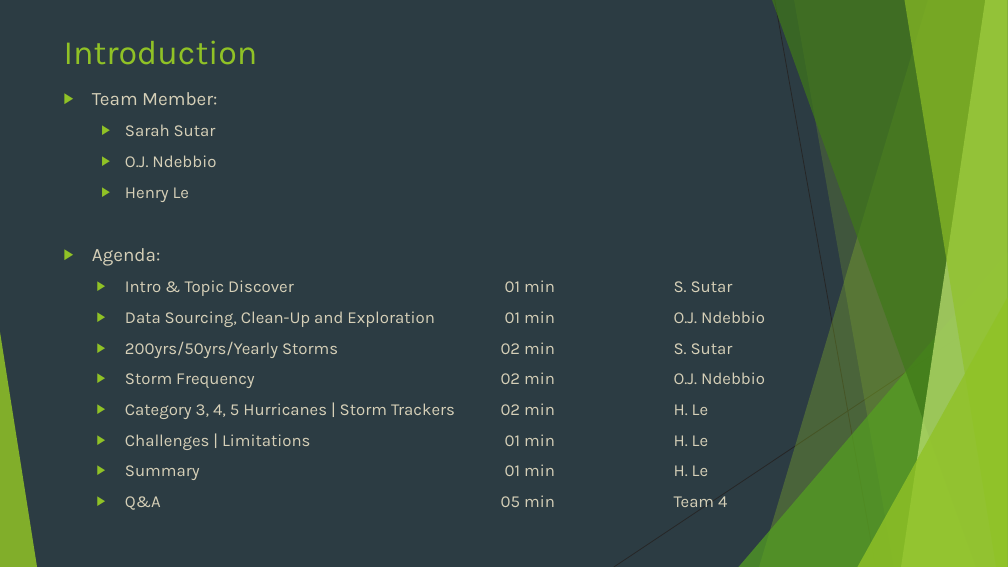
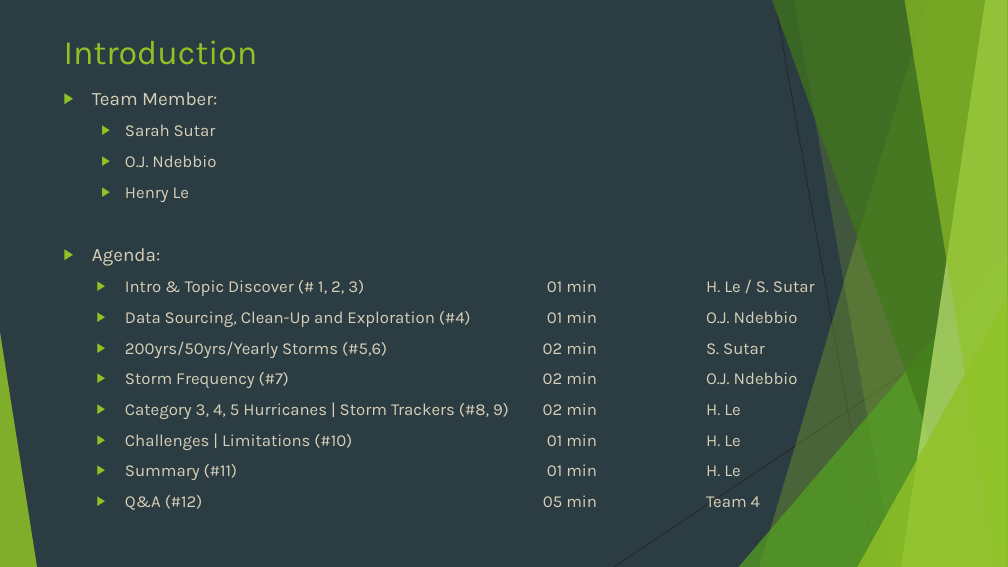
Before and after one commit to henryle-n/Hurricane-History-Analysis, a slide deck: slide 2 of Team_4_Proj_1.pptx. Drawn at 1008x567 pixels with LibreOffice and Linux fonts; fonts in the diff are those of the drawing. Boxes give left, top, right and bottom in pixels: in the first picture for what was removed or moved away, otherwise in the second. Text is boxed around its words. In the diff, an @@ line names an element or a change of style, - is before the commit and + after.

Commit message:
updated PPT

```diff
--- a/Team_4_Proj_1.pptx
+++ b/Team_4_Proj_1.pptx
@@ text at [125,280,815,510]: text changed @@
-    ▶ Intro & Topic Discover 01 min S. Sutar
-    ▶ Data Sourcing, Clean-Up and Exploration 01 min O.J. Ndebbio
-    ▶ 200yrs/50yrs/Yearly Storms 02 min S. Sutar
-    ▶ Storm Frequency 02 min O.J. Ndebbio
-    ▶ Category 3, 4, 5 Hurricanes | Storm Trackers 02 min H. Le
-    ▶ Challenges | Limitations 01 min H. Le
-    ▶ Summary 01 min H. Le
-    ▶ Q&A 05 min Team 4
+    ▶ Intro & Topic Discover (# 1, 2, 3) 01 min H. Le / S. Sutar
+    ▶ Data Sourcing, Clean-Up and Exploration (#4) 01 min O.J. Ndebbio
+    ▶ 200yrs/50yrs/Yearly Storms (#5,6) 02 min S. Sutar
+    ▶ Storm Frequency (#7) 02 min O.J. Ndebbio
+    ▶ Category 3, 4, 5 Hurricanes | Storm Trackers (#8, 9) 02 min H. Le
+    ▶ Challenges | Limitations (#10) 01 min H. Le
+    ▶ Summary (#11) 01 min H. Le
+    ▶ Q&A (#12) 05 min Team 4
```
Also in this commit, not shown: 4 other slides changed, 1 slide added, 1 slide removed.
